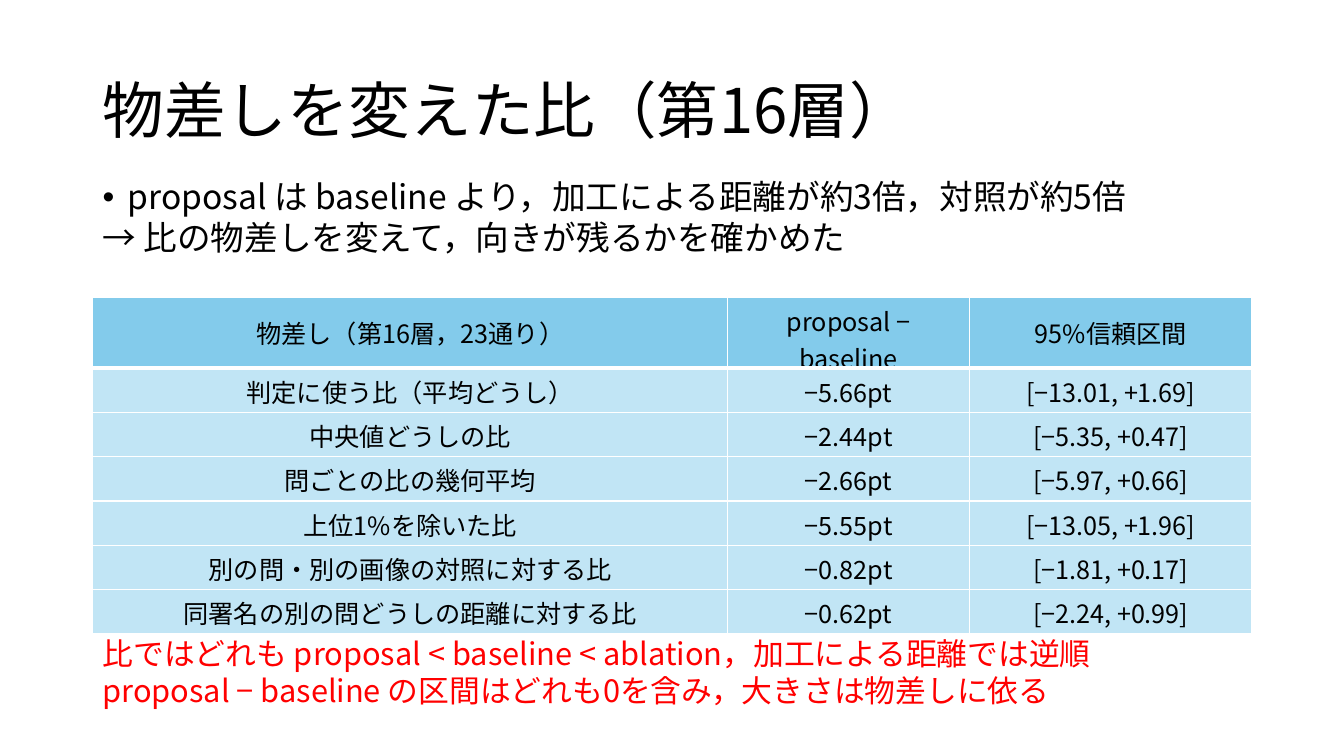
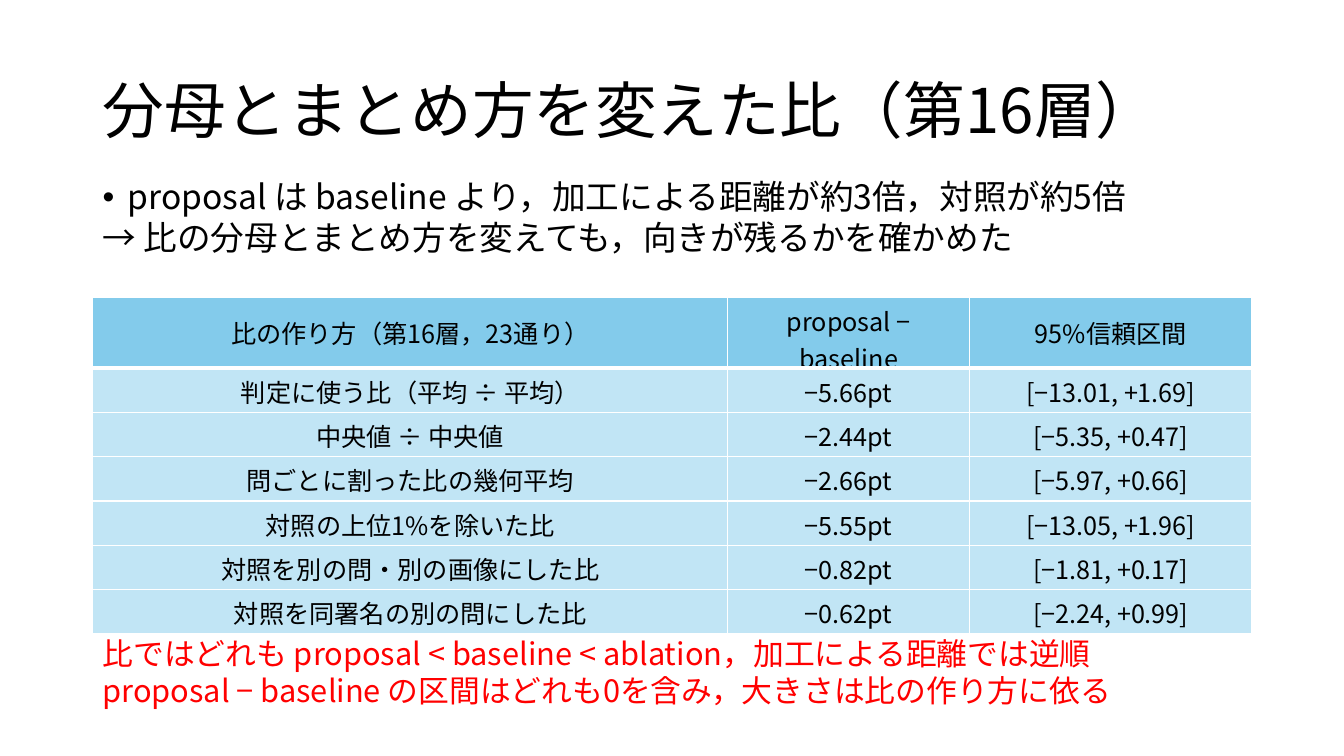
Before and after one commit to tomoking2004/cotar, a slide deck: slide 11 of presentations/20261030_進捗報告.pptx. Drawn at 1344x756 pixels with LibreOffice and Linux fonts; fonts in the diff are those of the drawing. Boxes give left, top, right and bottom in pixels: in the first picture for what was removed or moved away, otherwise in the second. Text is boxed around its words. In the diff, an @@ line names an element or a change of style, - is before the commit and + after.

```diff
--- a/presentations/20261030_進捗報告.pptx
+++ b/presentations/20261030_進捗報告.pptx
@@ title at box(102, 80, 1157, 139): text changed @@
-物差しを変えた比（第16層）
+分母とまとめ方を変えた比（第16層）
@@ text at box(144, 215, 1013, 254): text changed @@
-→ 比の物差しを変えて，向きが残るかを確かめた
+→ 比の分母とまとめ方を変えても，向きが残るかを確かめた
@@ table at box(93, 297, 1252, 633) @@
-row 1, column 1: 物差し（第16層，23通り）
+row 1, column 1: 比の作り方（第16層，23通り）
-row 2, column 1: 判定に使う比（平均どうし）
+row 2, column 1: 判定に使う比（平均 ÷ 平均）
-row 3, column 1: 中央値どうしの比
+row 3, column 1: 中央値 ÷ 中央値
-row 4, column 1: 問ごとの比の幾何平均
+row 4, column 1: 問ごとに割った比の幾何平均
-row 5, column 1: 上位1%を除いた比
+row 5, column 1: 対照の上位1%を除いた比
-row 6, column 1: 別の問・別の画像の対照に対する比
+row 6, column 1: 対照を別の問・別の画像にした比
-row 7, column 1: 同署名の別の問どうしの距離に対する比
+row 7, column 1: 対照を同署名の別の問にした比
@@ text at box(103, 671, 1111, 709): text changed @@
-proposal − baseline の区間はどれも0を含み，大きさは物差しに依る
+proposal − baseline の区間はどれも0を含み，大きさは比の作り方に依る
```
Also in this commit, not shown: 1 other slide changed, 4 other files.
